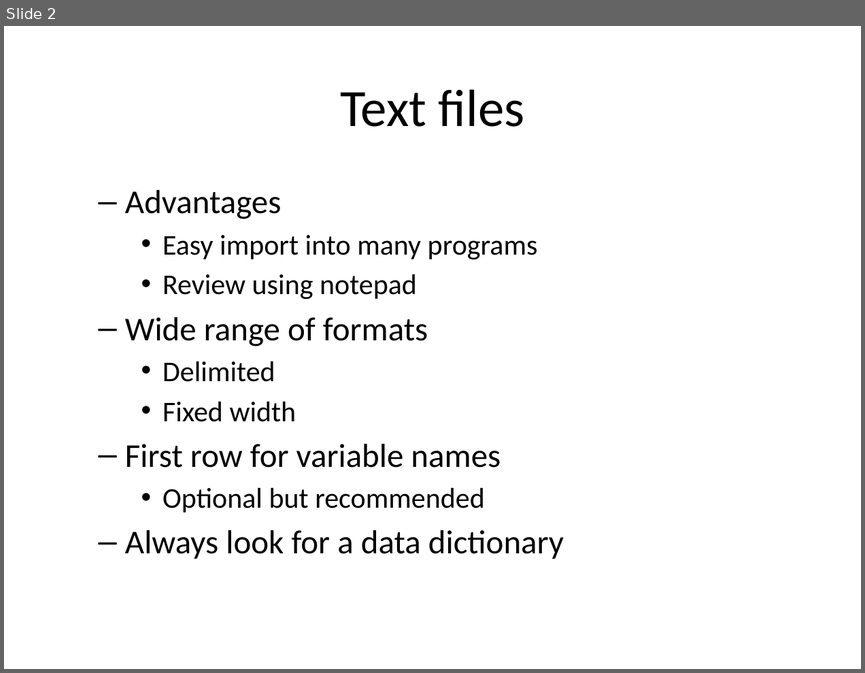
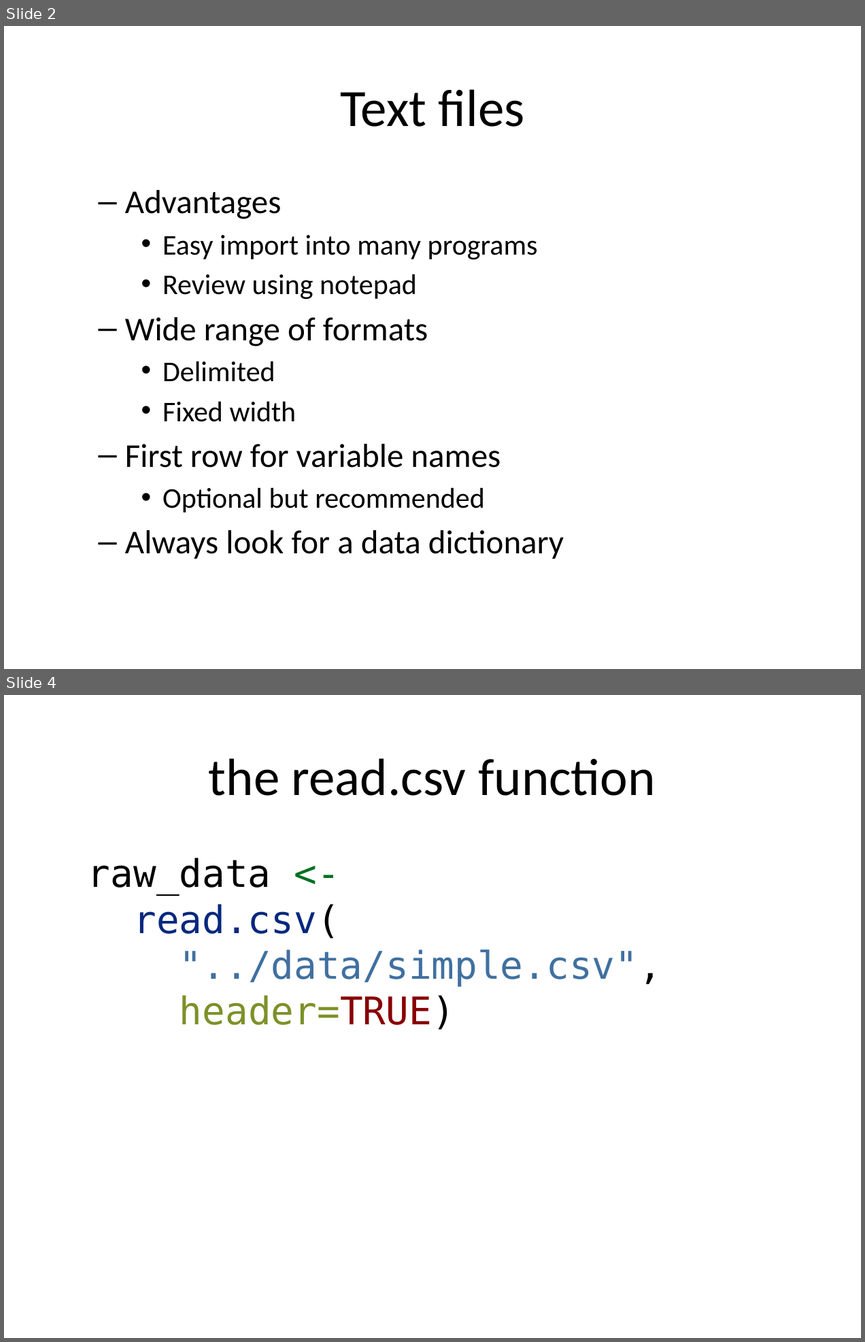
Before and after one commit to pmean/classes, a slide deck: introduction-to-r/src/v03-slides-and-speaker-notes.pptx. Shown one above the other, each under a label of ours: slide 2 before the commit, slides 2 and 4 after it; the slides between them are not shown. The pictures are 865x673 and 865x1342 pixels, drawn with LibreOffice and Linux fonts; fonts in the diff are those of the drawing. Boxes give left, top, right and bottom in pixels: in the first picture for what was removed or moved away, otherwise in the second. Text is boxed around its words. In the diff, an @@ line names an element or a change of style, - is before the commit and + after.

```diff
--- a/introduction-to-r/src/v03-slides-and-speaker-notes.pptx
+++ b/introduction-to-r/src/v03-slides-and-speaker-notes.pptx
@@ slide 4 added at (4,695,861,1338), background #FFFFFF @@
@@ title added at (209,758,655,796), 44 pt, text #000000 @@
+the read.csv function
@@ text added at (88,858,662,1030), 32 pt, text #4070A0 @@
+raw_data <-
+read.csv(
+"../data/simple.csv",
+header=TRUE)
```
Also in this commit, not shown: 19 slides changed, 6 other slides added, 6 other files.
